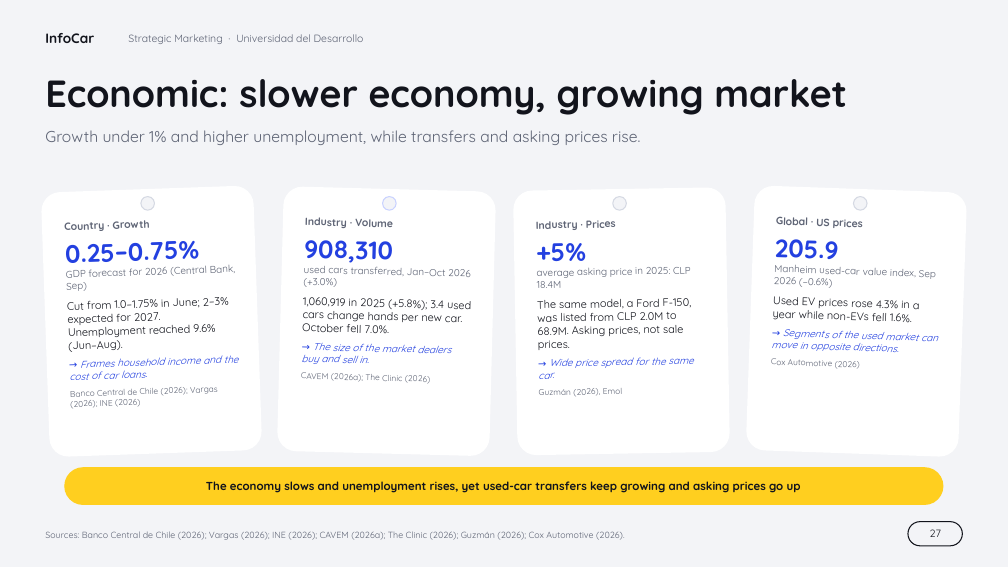
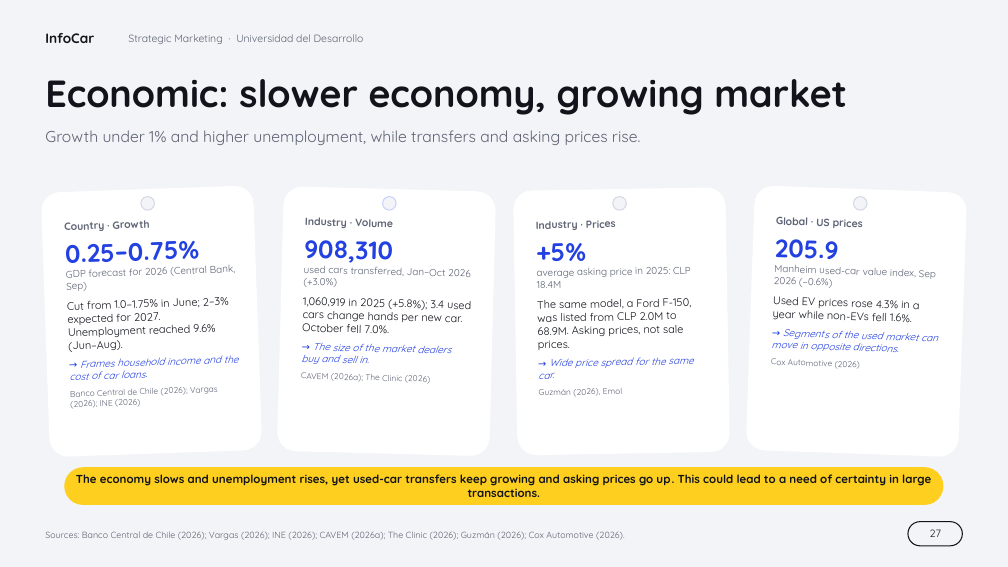
Before and after one commit to VichoRamirez/sm, a slide deck: slide 27 of deliverys/exam-2/global-sm_v7.pptx. Drawn at 1008x567 pixels with LibreOffice and Linux fonts; fonts in the diff are those of the drawing; background and template pictures are left out. Boxes give left, top, right and bottom in pixels: in the first picture for what was removed or moved away, otherwise in the second. Text is boxed around its words. In the diff, an @@ line names an element or a change of style, - is before the commit and + after.

```diff
--- a/deliverys/exam-2/global-sm_v7.pptx
+++ b/deliverys/exam-2/global-sm_v7.pptx
@@ text in rounded rectangle at (76,474,931,497): text changed @@
-The economy slows and unemployment rises, yet used-car transfers keep growing and asking prices go up
+The economy slows and unemployment rises, yet used-car transfers keep growing and asking prices go up. This could lead to a need of certainty in large transactions.
```
Also in this commit, not shown: 30 other slides changed.
